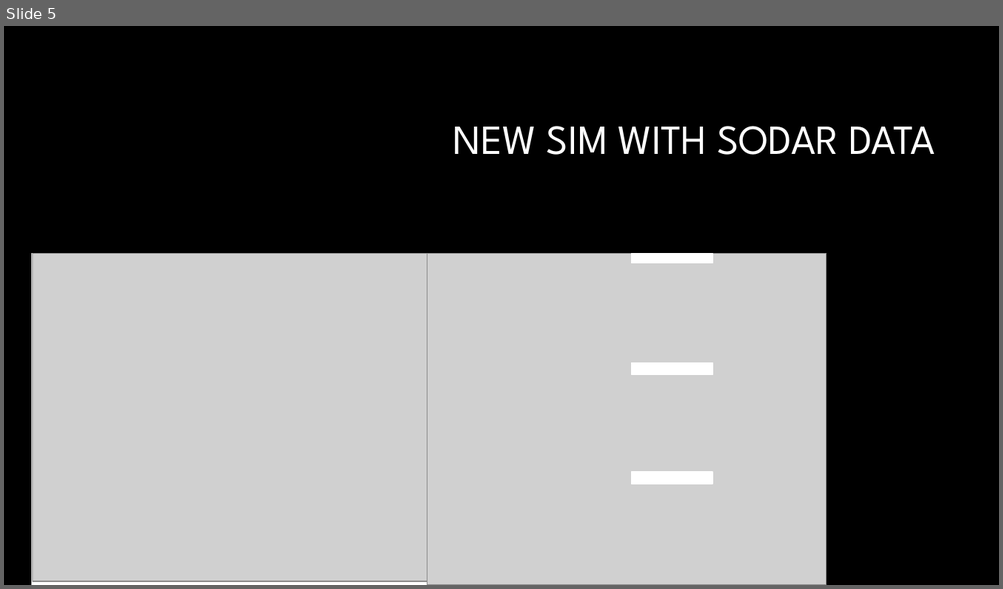
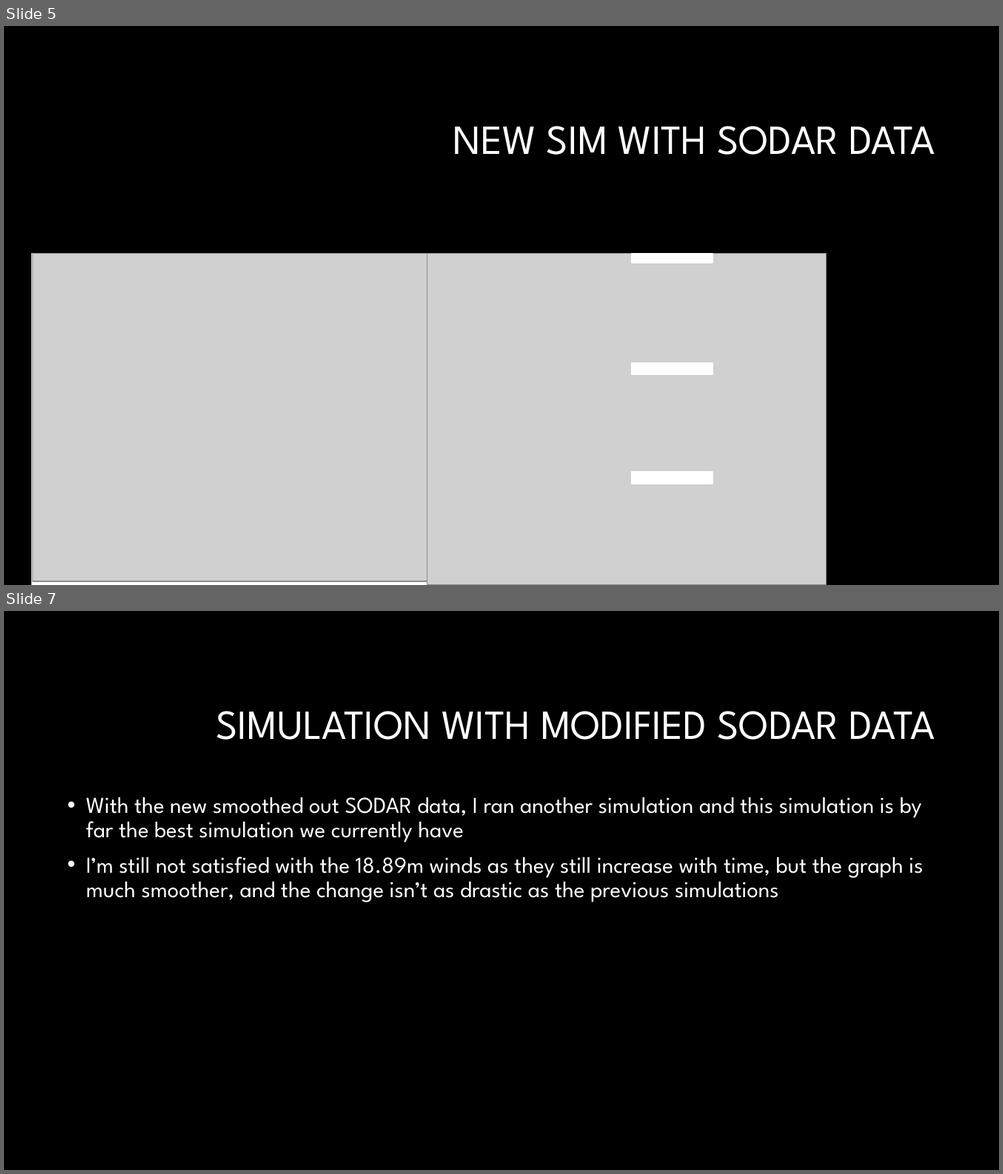
Before and after one commit to Jeremy-Benik/Meeting_Notes, a slide deck: weekly_meetings/09092022_Presentation.pptx. Shown one above the other, each under a label of ours: slide 5 before the commit, slides 5 and 7 after it; the slides between them are not shown. The pictures are 1003x589 and 1003x1174 pixels, drawn with LibreOffice and Linux fonts; fonts in the diff are those of the drawing; grey boxes stand for pictures; background and template pictures are left out. Boxes give left, top, right and bottom in pixels: in the first picture for what was removed or moved away, otherwise in the second. Text is boxed around its words. In the diff, an @@ line names an element or a change of style, - is before the commit and + after.

```diff
--- a/weekly_meetings/09092022_Presentation.pptx
+++ b/weekly_meetings/09092022_Presentation.pptx
@@ slide 7 added at (4, 611, 999, 1170), background #000000 @@
@@ title added at (216, 711, 935, 740), 40 pt, text #FFFFFF @@
+SIMULATION WITH MODIFIED SODAR DATA
@@ text added at (86, 797, 922, 903), 22 pt, text #FFFFFF @@
+• With the new smoothed out SODAR data, I ran another simulation and this simulation is by far the best simulation we currently have
+• I’m still not satisfied with the 18.89m winds as they still increase with time, but the graph is much smoother, and the change isn’t as drastic as the previous simulations
```
Also in this commit, not shown: 1 slide changed, 2 other slides added.
